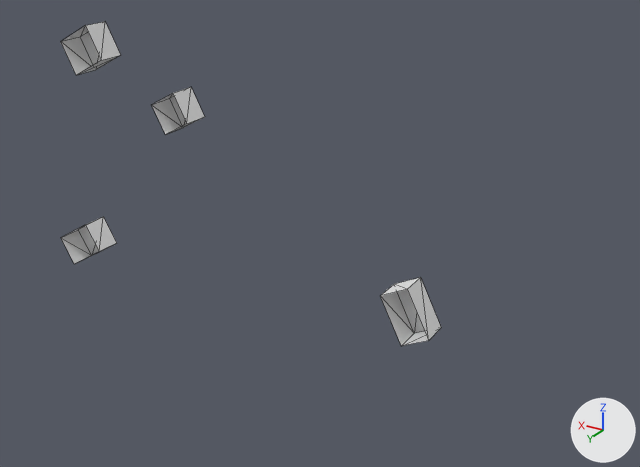
Renders of the glTF model output/glb/tile_742.glb from each side of a commit.
One viewpoint serves both versions: a camera (50 mm lens) standing at (-174.0, 230.0, 129.0) and looking at (-54.0, 31.0, 29.0). Every picture has the same lights, and +X, +Y and +Z are marked at lower right. The first picture is the older version. Mesh edges are drawn as thin lines.
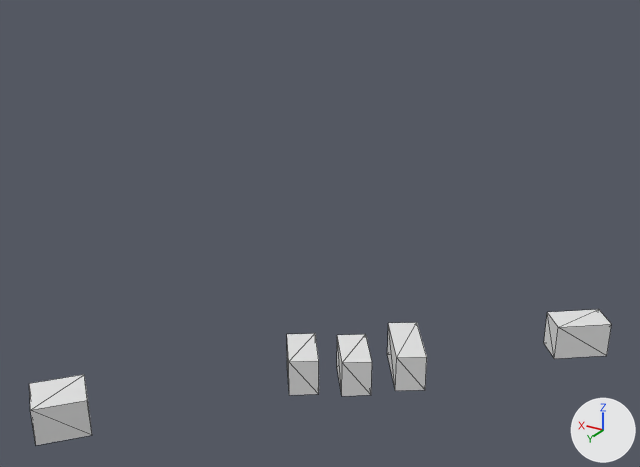
Pixel boxes [x1, y1, x2, y2] of what changed, in the pictures (640 x 467 px; the box of a moved part takes in the faces that stretch with it):
'Mesh_0', reshaped (53% wider, 58% shorter): before [61, 22, 441, 346]; after [29, 309, 611, 445]
part 1 of me_mesh_0, moved or reshaped: before [380, 277, 441, 346]; after [544, 309, 611, 359]
part 2 of me_mesh_0, moved or reshaped: before [61, 217, 117, 264]; after [287, 333, 319, 395]
part 3 of me_mesh_0, added: after [337, 334, 372, 396]
part 4 of me_mesh_0, moved or reshaped: before [152, 87, 205, 135]; after [29, 375, 92, 445]
part 5 of me_mesh_0, deleted: before [61, 22, 120, 75]
part 6 of me_mesh_0, added: after [387, 322, 427, 391]

Diff of the bpy script that builds the scene:
```diff
--- a/output/glb/tile_742.glb.py
+++ b/output/glb/tile_742.glb.py
@@ me_mesh_0 @@
 # used by ob_mesh_0; location = (0.0, 0.0, 0.0)
-me_mesh_0.from_pydata(...)  # 32 vertices, 40 faces; spans x -76.0..87.0, y -10.0..0.0, z -26.0..73.0
+me_mesh_0.from_pydata(...)  # 40 vertices, 50 faces; spans x -132.0..-18.0, y -2.0..116.0, z 0.0..10.0
+# me_mesh_0 part 1: the loose piece of 8 vertices spanning x -76.0..-58.0, y -10.0..0.0, z -19.0..2.0 is multiplied about its middle by the matrix ((0.776, 0.0, 0.369), (-0.369, 0.0, 0.776), (0.0, -0.859, 0.0)), then moved by (-56.0, 11.0, 14.0)
+# me_mesh_0 part 2: the loose piece of 8 vertices spanning x 66.0..87.0, y -10.0..0.0, z -26.0..-6.0 is multiplied about its middle by the matrix ((0.725, 0.0, 0.325), (-0.325, 0.0, 0.725), (0.0, -0.795, 0.0)), then moved by (-143.0, 64.0, 21.0)
+# me_mesh_0 part 3: the loose piece of 8 vertices spanning x 66.0..87.0, y -10.0..0.0, z -26.0..-6.0 is copied, and the copy is multiplied about its middle by the matrix ((0.725, 0.0, 0.325), (-0.325, 0.0, 0.725), (0.0, -0.795, 0.0)), then moved by (-155.0, 58.0, 21.0); it spans x -85.0..-71.0, y 45.0..61.0, z 0.0..10.0
+# me_mesh_0 part 4: the loose piece of 8 vertices spanning x 18.0..33.0, y -10.0..0.0, z 38.0..53.0 is multiplied about its middle by the matrix ((1.034, 0.0, 0.232), (-0.232, 0.0, 1.034), (0.0, -1.06, 0.0)), then moved by (-52.0, 112.0, -40.0)
+# me_mesh_0 part 5: the loose piece of 8 vertices spanning x 55.0..75.0, y -10.0..0.0, z 54.0..73.0 is deleted
+# me_mesh_0 part 6
+# 8 vertices are added at x -96.0..-79.0, y 32.0..51.0, z 0.0..10.0
+# 10 new faces join them
```
